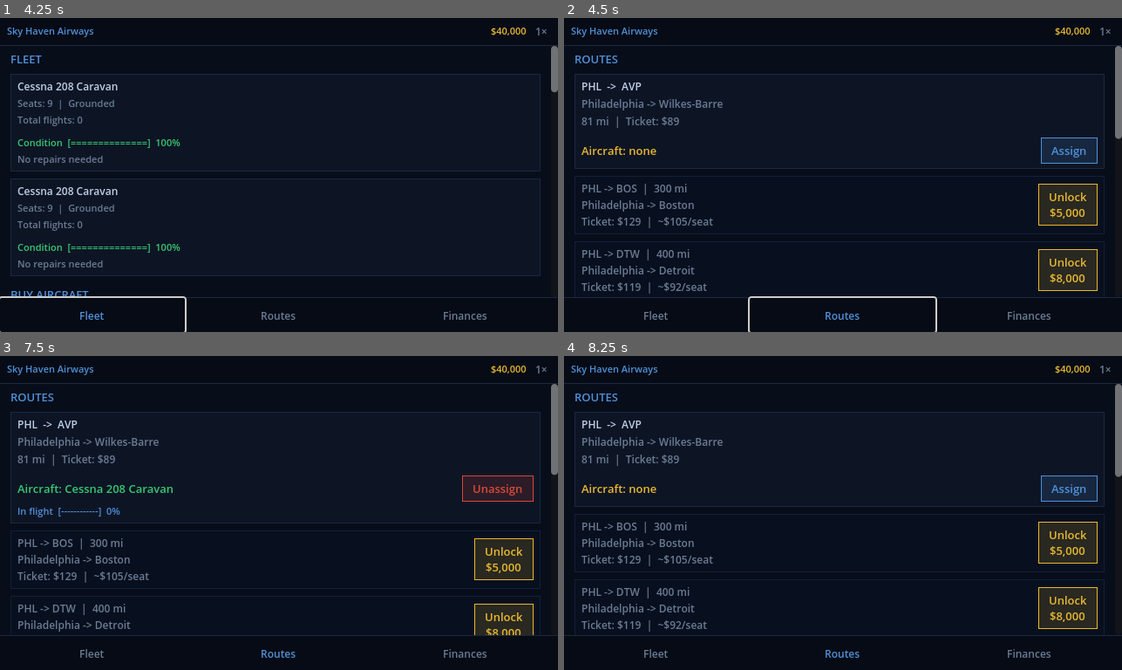
Above: before the commit, frames 1-4 (two rows, left to right).
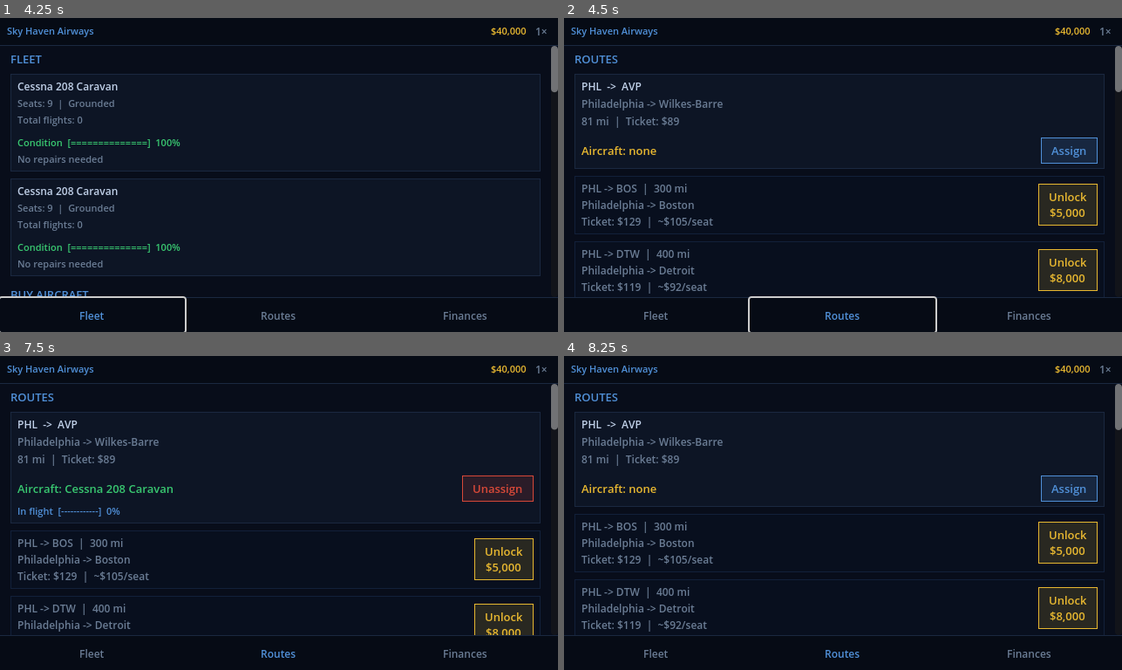
Above: after the commit, the same moments.

Repository: zaydons/idleplane
Game: Godot game, scene res://scenes/Main.tscn
Two runs of this game, one before a commit and one after it. Both use one fixed random seed, a clock stepped at 60 frames per second and the inputs below.
Inputs:
- Up to frame 1 (4.25 s): click "1×" at 0.5 s; click "2×" at 1.25 s; click "5×" at 2 s; click "Buy" at 2.75 s; click "Fleet" at 3.5 s
- Up to frame 2 (4.5 s): click "Routes" at 4.25 s
- Up to frame 3 (7.5 s): click "Assign" at 5 s; click "Unlock $5,000" at 5.75 s; click "Unlock $8,000" at 6.5 s; click "Cessna 208 Caravan" at 7.25 s
- Up to frame 4 (8.25 s): click "Unassign" at 8 s

Frame 1 is identical in both runs. In frame 2, 0.2% of the frame differs, in the area x 98-100%, y 22-39%; in frame 3, 0.2%; in frame 4, 0.2%.
Error in both runs: Invalid assignment of property or key 'horizontal_alignment' with value of type 'int' on a base object of type 'Button'. (res://scripts/panels/RoutesPanel.gd:3…

Commit message:
Add 13 new routes: more domestic + international destinations
Domestic additions (unlock $12k-$500k):
  YYZ Toronto, MCO Orlando, CUN Cancun, LAS Las Vegas,
  SFO San Francisco, ANC Anchorage, HNL Honolulu

International ($750k-$5M):
  LHR London, CDG Paris, FRA Frankfurt, DXB Dubai,
  NRT Tokyo, SYD Sydney

Ticket prices scale from $139 (Toronto) to $1,599 (Sydney), giving
large-fleet players meaningful long-haul revenue targets.

https://claude.ai/code/session_01986nPrggumXDGhi1vRezn6

Diff:
--- a/scripts/GameState.gd
+++ b/scripts/GameState.gd
@@ -175,6 +175,112 @@
 		"distance_mi": 2598, "ticket_price": 299.0, "occupancy_rate": 0.82,
 		"flight_duration_sec": 1950.0,
 		"locked": true, "unlock_cost": 150000.0,
+		"assigned_plane": -1, "status": "inactive", "flight_progress": 0.0,
+	},
+	# ── Second wave: more domestic ──────────────────────────────────────────────
+	{
+		"origin": "PHL", "origin_city": "Philadelphia",
+		"destination": "YYZ", "destination_city": "Toronto",
+		"distance_mi": 330, "ticket_price": 139.0, "occupancy_rate": 0.81,
+		"flight_duration_sec": 244.0,
+		"locked": true, "unlock_cost": 12000.0,
+		"assigned_plane": -1, "status": "inactive", "flight_progress": 0.0,
+	},
+	{
+		"origin": "PHL", "origin_city": "Philadelphia",
+		"destination": "MCO", "destination_city": "Orlando",
+		"distance_mi": 860, "ticket_price": 149.0, "occupancy_rate": 0.88,
+		"flight_duration_sec": 636.0,
+		"locked": true, "unlock_cost": 25000.0,
+		"assigned_plane": -1, "status": "inactive", "flight_progress": 0.0,
+	},
+	{
+		"origin": "PHL", "origin_city": "Philadelphia",
+		"destination": "CUN", "destination_city": "Cancun",
+		"distance_mi": 1715, "ticket_price": 289.0, "occupancy_rate": 0.85,
+		"flight_duration_sec": 1270.0,
+		"locked": true, "unlock_cost": 75000.0,
+		"assigned_plane": -1, "status": "inactive", "flight_progress": 0.0,
+	},
+	{
+		"origin": "PHL", "origin_city": "Philadelphia",
+		"destination": "LAS", "destination_city": "Las Vegas",
+		"distance_mi": 2175, "ticket_price": 239.0, "occupancy_rate": 0.86,
+		"flight_duration_sec": 1610.0,
+		"locked": true, "unlock_cost": 80000.0,
+		"assigned_plane": -1, "status": "inactive", "flight_progress": 0.0,
+	},
+	{
+		"origin": "PHL", "origin_city": "Philadelphia",
+		"destination": "SFO", "destination_city": "San Francisco",
+		"distance_mi": 2520, "ticket_price": 269.0, "occupancy_rate": 0.84,
+		"flight_duration_sec": 1865.0,
+		"locked": true, "unlock_cost": 100000.0,
+		"assigned_plane": -1, "status": "inactive", "flight_progress": 0.0,
+	},
+	{
+		"origin": "PHL", "origin_city": "Philadelphia",
+		"destination": "ANC", "destination_city": "Anchorage",
+		"distance_mi": 3370, "ticket_price": 349.0, "occupancy_rate": 0.76,
+		"flight_duration_sec": 2494.0,
+		"locked": true, "unlock_cost": 200000.0,
+		"assigned_plane": -1, "status": "inactive", "flight_progress": 0.0,
+	},
+	{
+		"origin": "PHL", "origin_city": "Philadelphia",
+		"destination": "HNL", "destination_city": "Honolulu",
+		"distance_mi": 4985, "ticket_price": 499.0, "occupancy_rate": 0.83,
+		"flight_duration_sec": 3690.0,
+		"locked": true, "unlock_cost": 500000.0,
+		"assigned_plane": -1, "status": "inactive", "flight_progress": 0.0,
+	},
+	# ── International ───────────────────────────────────────────────────────────
+	{
+		"origin": "PHL", "origin_city": "Philadelphia",
+		"destination": "LHR", "destination_city": "London",
+		"distance_mi": 3530, "ticket_price": 649.0, "occupancy_rate": 0.88,
+		"flight_duration_sec": 2612.0,
+		"locked": true, "unlock_cost": 750000.0,
+		"assigned_plane": -1, "status": "inactive", "flight_progress": 0.0,
+	},
+	{
+		"origin": "PHL", "origin_city": "Philadelphia",
+		"destination": "CDG", "destination_city": "Paris",
+		"distance_mi": 3670, "ticket_price": 699.0, "occupancy_rate": 0.87,
+		"flight_duration_sec": 2716.0,
+		"locked": true, "unlock_cost": 850000.0,
+		"assigned_plane": -1, "status": "inactive", "flight_progress": 0.0,
+	},
+	{
+		"origin": "PHL", "origin_city": "Philadelphia",
+		"destination": "FRA", "destination_city": "Frankfurt",
+		"distance_mi": 3880, "ticket_price": 729.0, "occupancy_rate": 0.86,
+		"flight_duration_sec": 2872.0,
+		"locked": true, "unlock_cost": 950000.0,
+		"assigned_plane": -1, "status": "inactive", "flight_progress": 0.0,
+	},
+	{
+		"origin": "PHL", "origin_city": "Philadelphia",
+		"destination": "DXB", "destination_city": "Dubai",
+		"distance_mi": 6870, "ticket_price": 1099.0, "occupancy_rate": 0.85,
+		"flight_duration_sec": 5084.0,
+		"locked": true, "unlock_cost": 2000000.0,
+		"assigned_plane": -1, "status": "inactive", "flight_progress": 0.0,
+	},
+	{
+		"origin": "PHL", "origin_city": "Philadelphia",
+		"destination": "NRT", "destination_city": "Tokyo",
+		"distance_mi": 6755, "ticket_price": 1299.0, "occupancy_rate": 0.86,
+		"flight_duration_sec": 4999.0,
+		"locked": true, "unlock_cost": 2500000.0,
+		"assigned_plane": -1, "status": "inactive", "flight_progress": 0.0,
+	},
+	{
+		"origin": "PHL", "origin_city": "Philadelphia",
+		"destination": "SYD", "destination_city": "Sydney",
+		"distance_mi": 9940, "ticket_price": 1599.0, "occupancy_rate": 0.84,
+		"flight_duration_sec": 7355.0,
+		"locked": true, "unlock_cost": 5000000.0,
 		"assigned_plane": -1, "status": "inactive", "flight_progress": 0.0,
 	},
 ]
